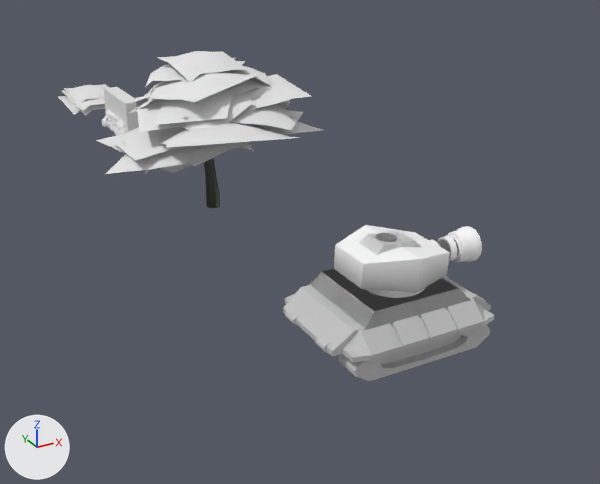
An edit to the glTF model Assets/Art/props.glb, drawn before and after from the same camera.
Both versions are drawn from a 50 mm camera at (-6.63, -9.26, 6.51) aimed at (1.28, 5.11, -0.67). Arrows for +X, +Y and +Z are at lower left; the lights stay in place. The picture after the commit comes second. Where no turn or scale is listed for an object, it has been applied to the vertices. Vertices at exactly the same position are counted once.
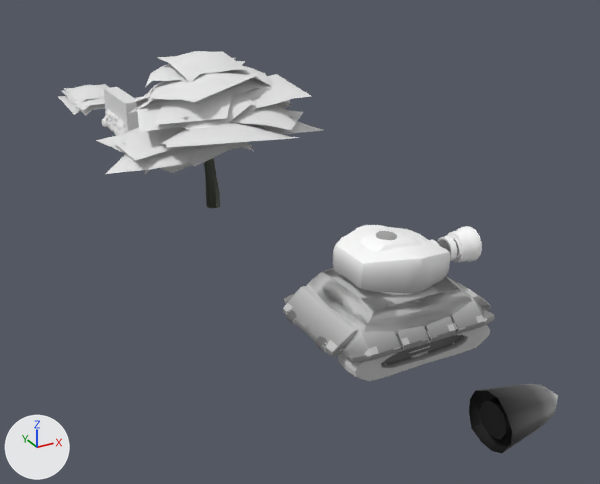
The change, as a diff of the scene's bpy script:
```diff
--- a/Assets/Art/props.glb.py
+++ b/Assets/Art/props.glb.py
@@ mat_projectile_frontfx @@
+mat_projectile_frontfx = bpy.data.materials.new('projectile_frontfx')
+# nodes: BsdfPrincipled, Mix, OutputMaterial, VertexColor
+# colours: white #e7e7e7, mixed with the vertex colours
@@ mat_projectile @@
+mat_projectile = bpy.data.materials.new('projectile')
+# nodes: BsdfPrincipled, Mix, OutputMaterial, VertexColor
+# colours: white #e7e7e7, mixed with the vertex colours
@@ me_plane @@
 # used by ob_body_nocol; location = (0.0, 0.0, 0.0)
-me_plane.from_pydata(...)  # 422 vertices, 844 faces; spans x -1.47..1.47, y -1.08..1.08, z 0.0..0.94
+me_plane.from_pydata(...)  # 6309 vertices, 12940 faces; spans x -1.48..1.48, y -1.09..1.09, z -0.04..1.04
+# me_plane part 1: 5887 vertices added at x -1.48..1.48, y -1.09..1.09, z -0.04..1.04
 me_plane.materials.append(mat_defaultmaterial)
@@ me_circle @@
 # used by ob_head_nocol; location = (0.0, 0.0, 0.87)
-me_circle.from_pydata(...)  # 122 vertices, 278 faces; spans x -0.75..0.77, y -0.72..0.72, z 0.04..0.8
+me_circle.from_pydata(...)  # 1733 vertices, 3647 faces; spans x -0.78..0.81, y -0.76..0.76, z -0.04..0.85
+# me_circle part 2: the loose piece of 32 vertices spanning x -0.26..0.08, y -0.15..0.15, z 0.41..0.8 is rebuilt with 647 vertices and now spans x -0.28..0.1, y -0.18..0.18, z 0.44..0.85
+# me_circle part 3: 996 vertices added at x -0.78..0.81, y -0.76..0.76, z -0.04..0.81
 me_circle.materials.append(mat_defaultmaterial_001)
@@ me_roundcube @@
+me_roundcube.from_pydata(...)  # 80 vertices, 142 faces; spans x -0.414..0.654, y -0.386..0.386, z -0.386..0.386
+# faces by material slot: [66, 76]
+me_roundcube.materials.append(mat_projectile_frontfx)
+me_roundcube.materials.append(mat_projectile)
@@ ob_projectile_nocol @@
+ob_projectile_nocol = bpy.data.objects.new('Projectile_nocol', me_roundcube)
+ob_projectile_nocol.location = (-0.13, -2.97, 0.42)
```

Pixel boxes [x1, y1, x2, y2] of what changed, in the pictures (600 x 484 px):
'Body_nocol', reshaped
    before: [283, 269, 494, 381]
    after: [283, 268, 495, 381]
'Head_nocol', reshaped
    before: [334, 225, 450, 298]
    after: [333, 225, 450, 295]
'Projectile_nocol', added
    after: [469, 384, 558, 453]
    faces in mat_projectile_frontfx: [469, 384, 558, 453]
    faces in mat_projectile: [480, 397, 512, 439]
part 1 of me_plane, added
    after: [283, 268, 495, 381]
part 2 of me_circle, rebuilt
    before: [376, 233, 397, 242]
    after: [376, 231, 397, 240]
part 3 of me_circle, added
    after: [333, 225, 450, 295]
